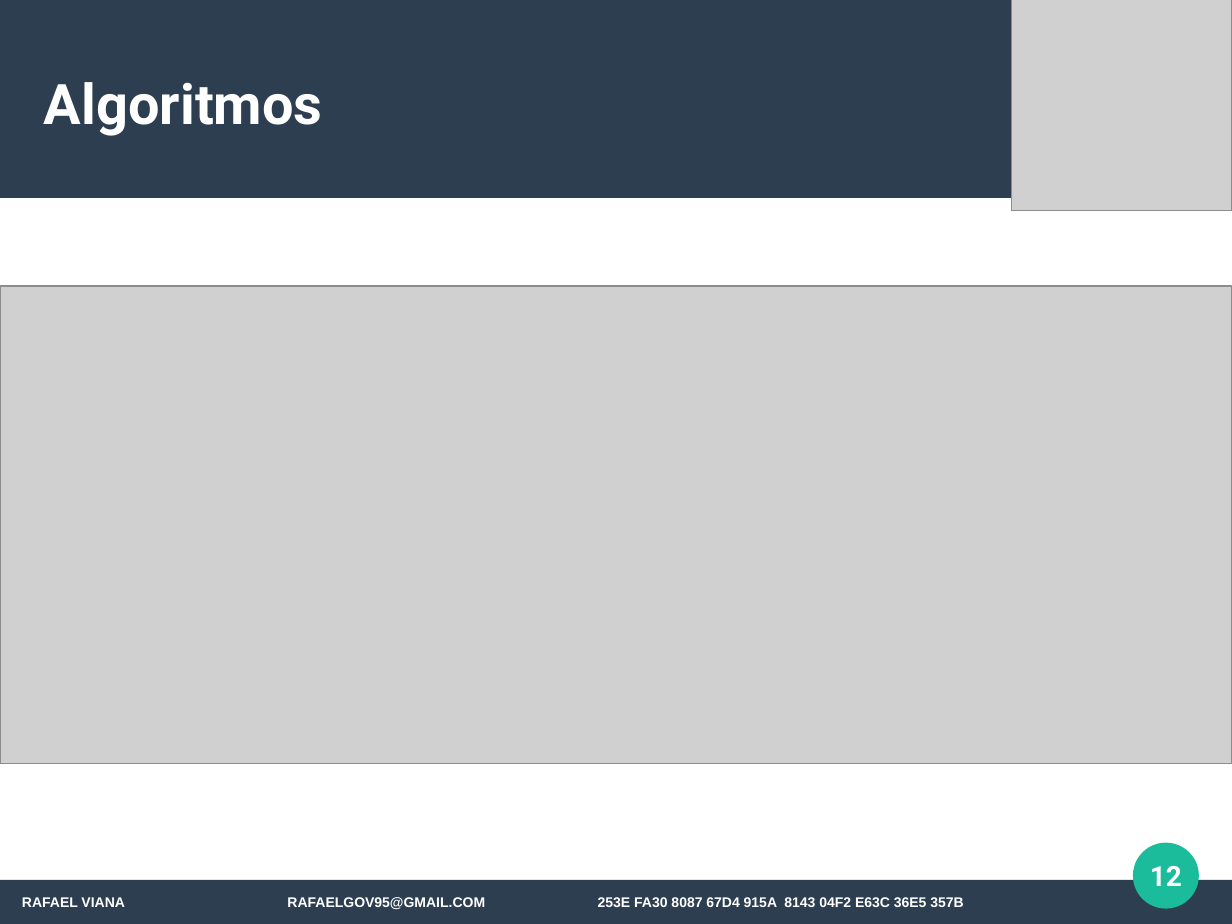
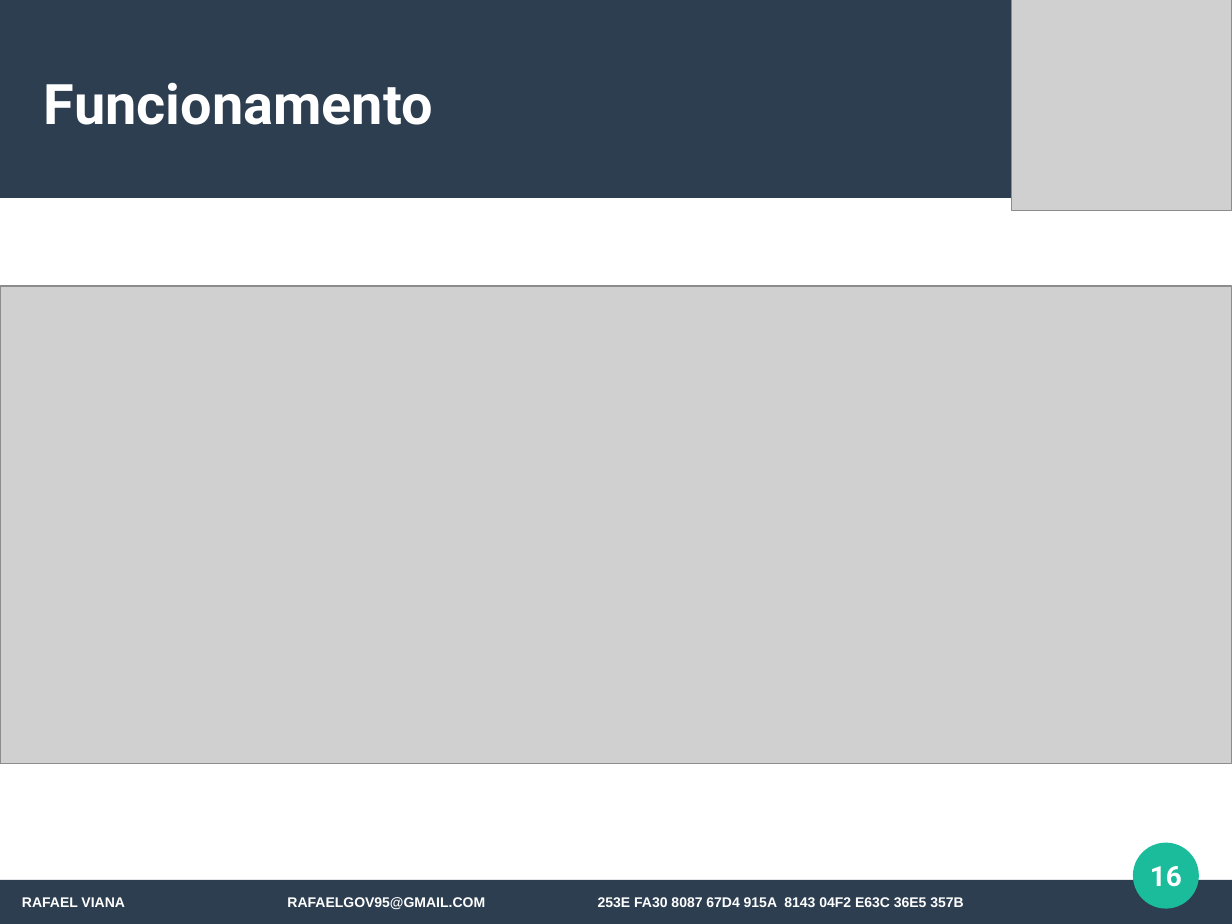
Before and after one commit to rafaelgov95/SD, a slide deck: slide 16 of Apresentacao/PPT/Angular-4.odp (slide 12 before the commit). Drawn at 1232x924 pixels with LibreOffice and Linux fonts; fonts in the diff are those of the drawing; grey boxes stand for pictures. Boxes give left, top, right and bottom in pixels: in the first picture for what was removed or moved away, otherwise in the second. Text is boxed around its words. In the diff, an @@ line names an element or a change of style, - is before the commit and + after.

```diff
--- a/Apresentacao/PPT/Angular-4.odp
+++ b/Apresentacao/PPT/Angular-4.odp
@@ title at <box>44,82,433,125</box>: text changed @@
-Algoritmos
+Funcionamento
@@ page number at <box>1150,866,1182,887</box>: text changed @@
-12
+16
```
Also in this commit, not shown: 11 other slides changed, 7 slides added, 1 slide removed, 3 other files.
